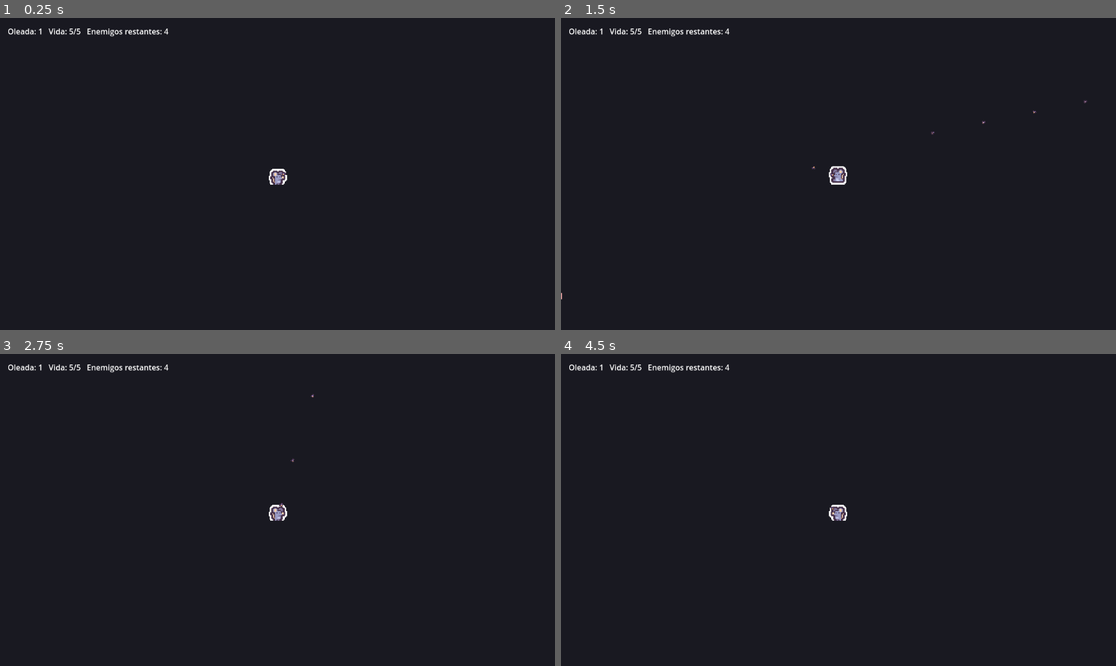
Above: before the commit, frames 1-4 (two rows, left to right).
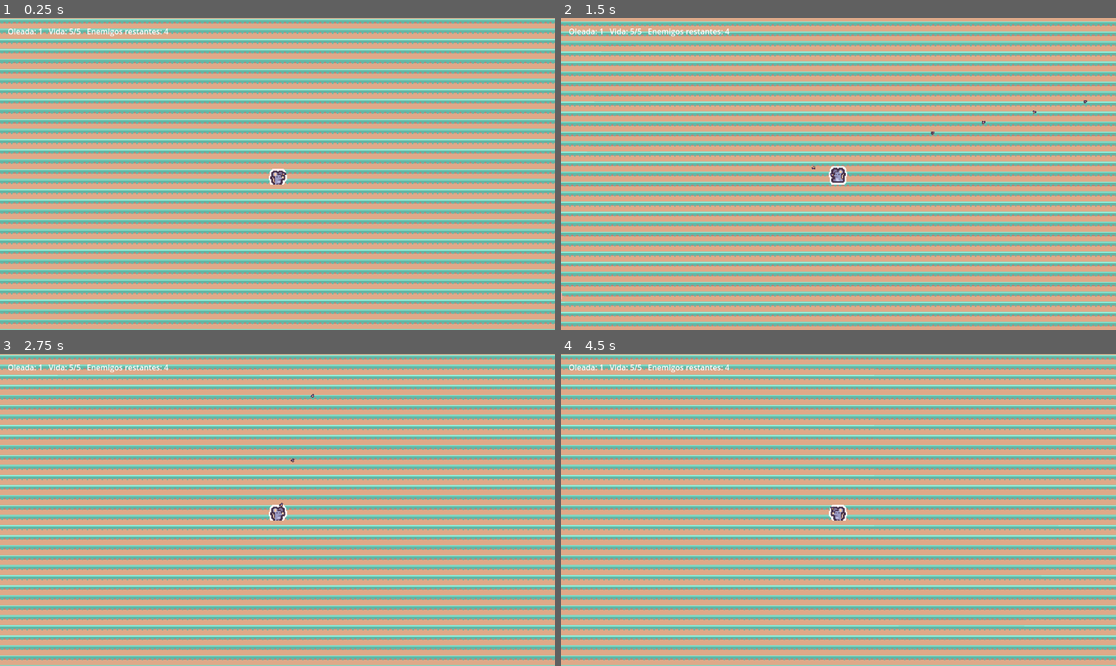
Above: after the commit, the same moments.

Repository: ksanch3x/Justiciero
Game: Godot game, scene res://scenes/Main.tscn
Same seed, same stepped clock (60 frames per second), same inputs: the game is played once before the commit and once after it.
Inputs (mouse positions are in pixels of both pictures, inside the frame that each line leads up to):
- Up to frame 1 (0.25 s): no input
- Up to frame 2 (1.5 s): tap Enter at 0.5 s; move the mouse to (960, 158) at 0.52 s; press the mouse at (960, 158) at 0.53 s; hold D (move_right) 0.53-1.28 s; move the mouse to (727, 189) at 1.27 s; release the mouse at (727, 189) at 1.28 s; hold S (move_down) from 1.28 s (still down); click (727, 189) at 1.35 s
- Up to frame 3 (2.75 s): move the mouse to (333, 441) at 2.02 s; release S (move_down) at 2.03 s; press the mouse at (333, 441) at 2.03 s; hold D (move_right) from 2.03 s (still down); tap R at 2.1 s
- Up to frame 4 (4.5 s): move the mouse to (810, 572) at 2.77 s; release D (move_right) at 2.78 s; release the mouse at (810, 572) at 2.78 s; hold W (move_up) 2.78-3.53 s; click (810, 572) at 2.85 s; move the mouse to (1005, 556) at 3.52 s; press the mouse at (1005, 556) at 3.53 s; hold A (move_left) from 3.53 s (still down); move the mouse to (672, 463) at 4.27 s; release the mouse at (672, 463) at 4.28 s; tap R at 4.35 s

The runs differ from the first frame. In frame 1, 100% of the frame differs, in the area x 0-100%, y 0-100%; in frame 2, 100%; in frame 3, 100%; in frame 4, 100%.

Commit message:
Tile a real desert sand floor (Tiles/tile_0042) as the arena background

Diff:
--- a/prototypes/combat-topdown/scenes/Main.tscn
+++ b/prototypes/combat-topdown/scenes/Main.tscn
@@ -1,19 +1,22 @@
-[gd_scene load_steps=5 format=3]
+[gd_scene load_steps=6 format=3]
 
 [ext_resource type="Script" path="res://scripts/Main.gd" id="1"]
 [ext_resource type="PackedScene" path="res://scenes/Player.tscn" id="2"]
 [ext_resource type="PackedScene" path="res://scenes/Enemy.tscn" id="3"]
 [ext_resource type="Script" path="res://scripts/UpgradeUI.gd" id="4"]
+[ext_resource type="Texture2D" path="res://assets/desert-shooter-pack/Tiles/tile_0042.png" id="5"]
 
 [node name="Main" type="Node2D"]
 script = ExtResource("1")
 
-[node name="Background" type="ColorRect" parent="."]
-offset_left = -1000.0
-offset_top = -1000.0
-offset_right = 1000.0
-offset_bottom = 1000.0
-color = Color(0.1, 0.1, 0.13, 1)
+[node name="Background" type="Sprite2D" parent="."]
+position = Vector2(-1000, -1000)
+centered = false
+texture_repeat = 2
+texture_filter = 1
+texture = ExtResource("5")
+region_enabled = true
+region_rect = Rect2(0, 0, 2000, 2000)
 
 [node name="Player" parent="." instance=ExtResource("2")]
 position = Vector2(0, 0)
